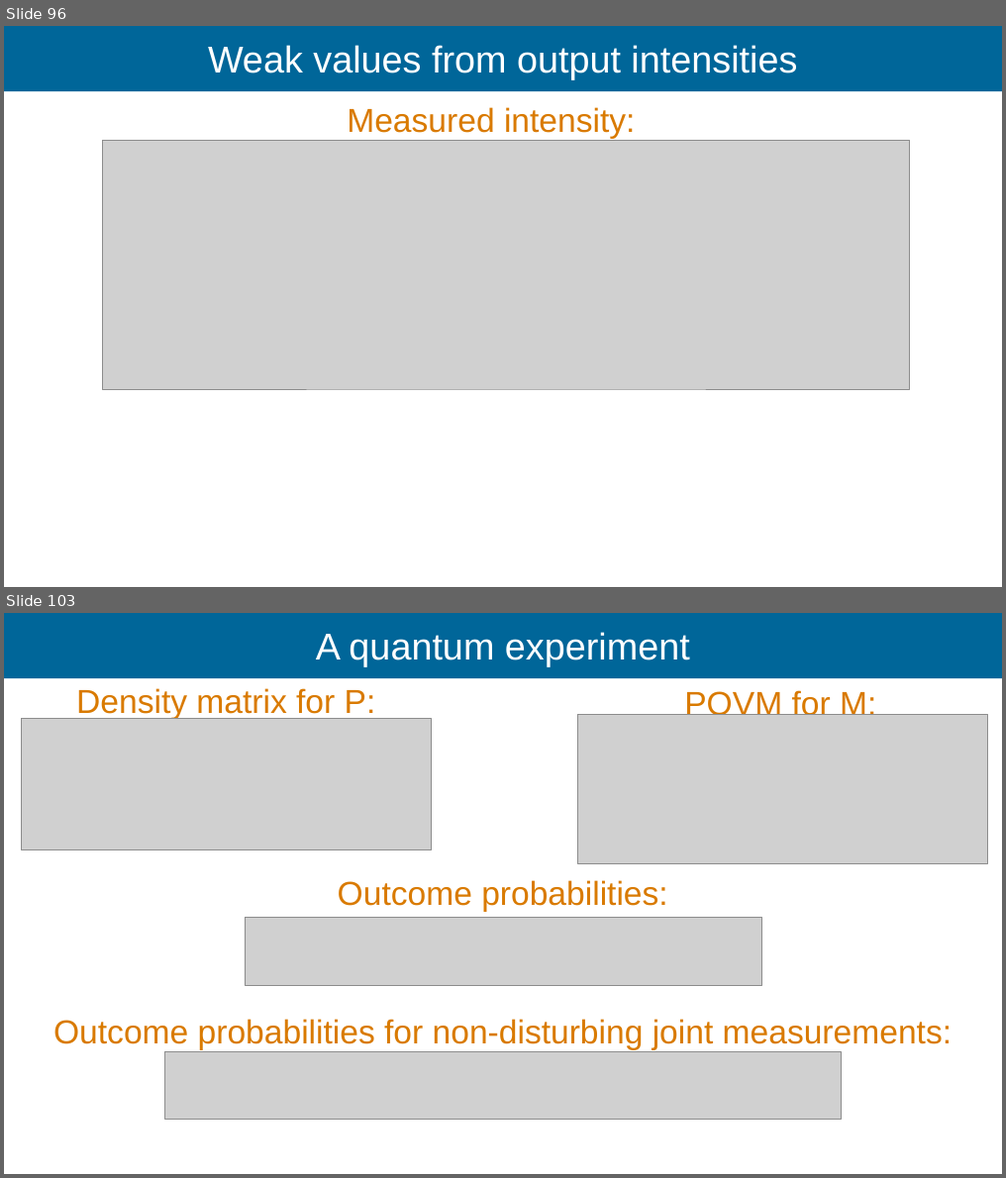
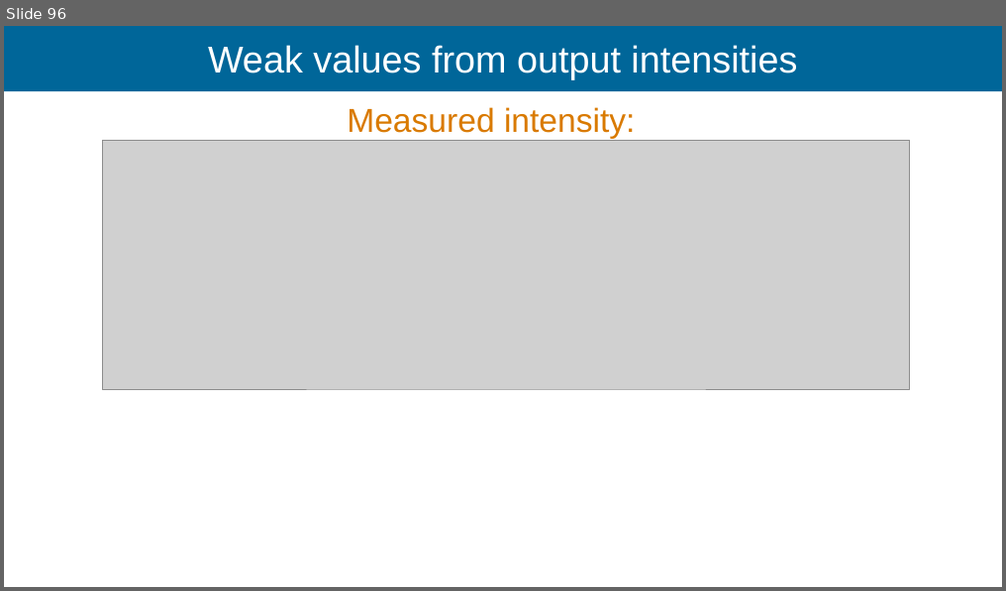
Before and after one commit to Ismaele-vincent/PhD, a slide deck: 2026/Talks/ILL Seminar/ILL seminar 2026 ver3.odp. Shown one above the other, each under a label of ours: slides 96 and 103 before the commit, slide 96 after it; the slides between them are not shown. The pictures are 1006x1178 and 1006x591 pixels, drawn with LibreOffice and Linux fonts; fonts in the diff are those of the drawing; grey boxes stand for pictures; background and template pictures are left out. Boxes give left, top, right and bottom in pixels: in the first picture for what was removed or moved away, otherwise in the second. Text is boxed around its words. In the diff, an @@ line names an element or a change of style, - is before the commit and + after.

```diff
--- a/2026/Talks/ILL Seminar/ILL seminar 2026 ver3.odp
+++ b/2026/Talks/ILL Seminar/ILL seminar 2026 ver3.odp
@@ slide 103 removed at (x1=4, y1=613, x2=1002, y2=1174), background #FFFFFF; not listed: 1 template element that a slide beside it also shows @@
@@ title removed at (x1=316, y1=632, x2=690, y2=667) @@
-A quantum experiment
@@ text removed at (x1=76, y1=688, x2=376, y2=719) @@
-Density matrix for P:
@@ text removed at (x1=684, y1=690, x2=876, y2=721) @@
-POVM for M:
@@ picture removed at (x1=21, y1=719, x2=431, y2=851) @@
@@ picture removed at (x1=578, y1=715, x2=988, y2=864) @@
@@ text removed at (x1=338, y1=880, x2=668, y2=912) @@
-Outcome probabilities:
@@ picture removed at (x1=245, y1=918, x2=761, y2=985) @@
@@ text removed at (x1=54, y1=1019, x2=951, y2=1050) @@
-Outcome probabilities for non-disturbing joint measurements:
@@ picture removed at (x1=164, y1=1053, x2=841, y2=1120) @@
```
Also in this commit, not shown: 8 slides changed, 7 slides added, 2 other slides removed, 3 other files.
